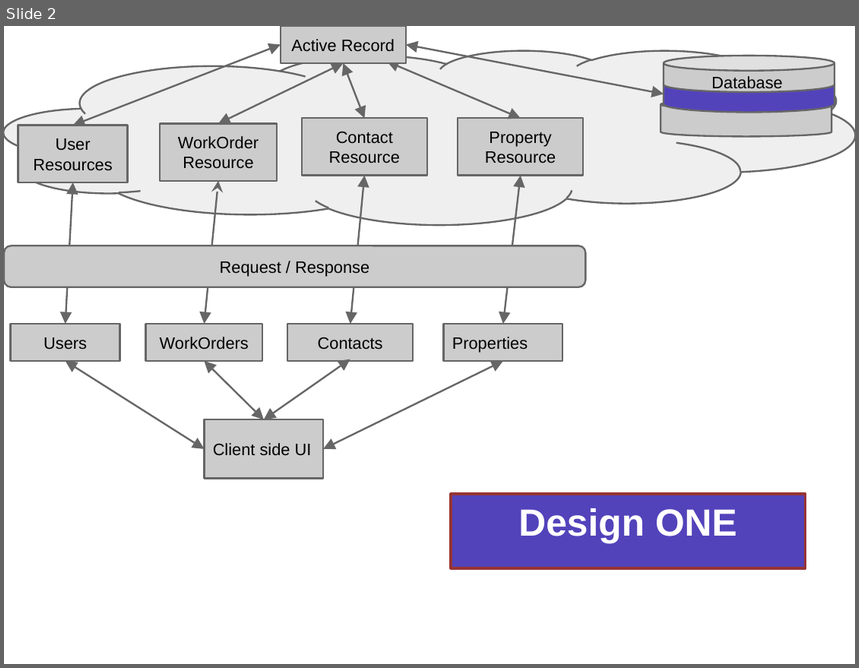
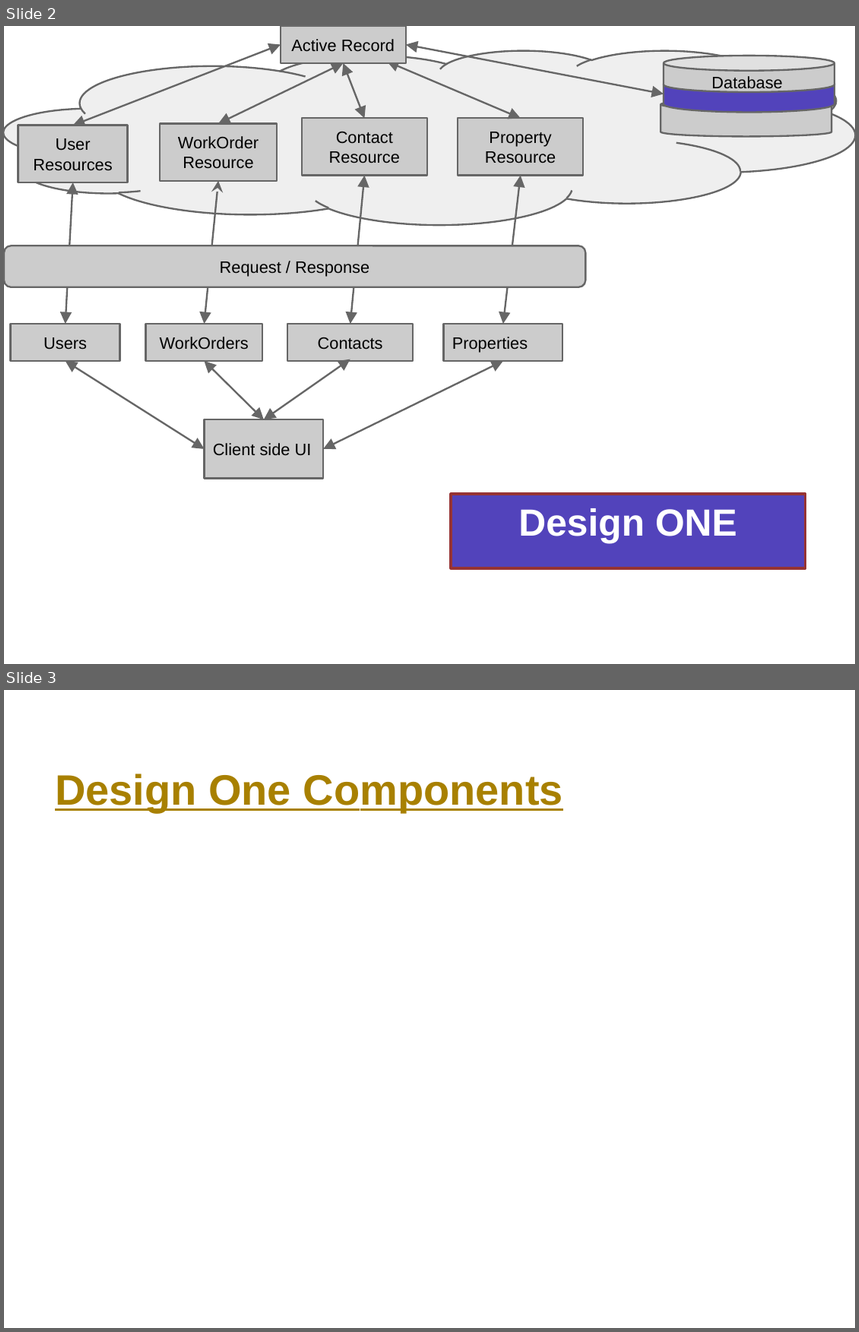
Before and after one commit to jjm3x3/propertyManager, a slide deck: DesignPlans.pptx. Shown one above the other, each under a label of ours: slide 2 before the commit, slides 2 and 3 after it. The pictures are 859x668 and 859x1332 pixels, drawn with LibreOffice and Linux fonts; fonts in the diff are those of the drawing. Boxes give left, top, right and bottom in pixels: in the first picture for what was removed or moved away, otherwise in the second. Text is boxed around its words. In the diff, an @@ line names an element or a change of style, - is before the commit and + after.

Commit message:
Added "bad" design and removed content from example design

```diff
--- a/DesignPlans.pptx
+++ b/DesignPlans.pptx
@@ slide 3 added at (4, 690, 855, 1328), background #FFFFFF @@
@@ text added at (55, 774, 563, 812), 36 pt, text #A88000, bold, underline @@
+Design One Components
```
Also in this commit, not shown: 2 slides changed, 6 other slides added, 9 slides removed.
